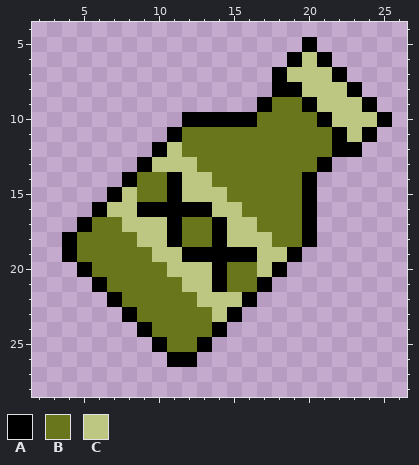
Pixel-art file, stored at WIP/Poison Bottle.aseprite. The first picture shows the starting point.
32x32 pixels, 1 frame. Shown: x 2..26, y 4..28.
Palette (. is transparent): A #000000  B #69761c  C #bdc782
Pixels before, first column x 4:
 5 ................A.....
 6 ...............ACA....
 7 ..............ACCCA...
 8 ..............AACCCA..
 9 .............ABBACCCA.
10 ........AAAAABBBBACCCA
11 .......ABBBBBBBBBBACA.
12 ......ACBBBBBBBBBBAA..
13 .....ACCCBBBBBBBBA....
14 ....ABBACCBBBBBBA.....
15 ...ACBBACCCBBBBBA.....
16 ..ACCAAAAACCBBBBA.....
17 .ABBCCCABBACCBBBA.....
18 ABBBBCCABBACCCBBA.....
19 ABBBBBCCAAAAACCA......
20 .ABBBBBCCCABBCA.......
21 ..ABBBBBCCABBA........
22 ...ABBBBBCCCA.........
23 ....ABBBBBCA..........
24 .....ABBBBA...........
25 ......ABBA............
26 .......AA.............
New version:
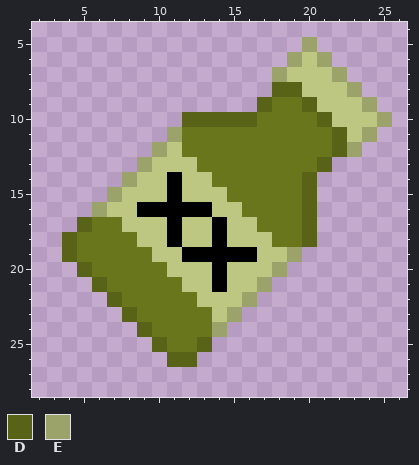
Colours new in this view: D #586317  E #9ba36b
The edit:
Changed rows in their new state; - is an unchanged pixel.
first column x 4:
 5 ----------------E-----
 6 ---------------E-E----
 7 --------------E---E---
 8 --------------DD---E--
 9 -------------D--D---E-
10 --------DDDDD----D---E
11 -------E----------D-E-
12 ------E-----------DE--
13 -----E-----------D----
14 ----ECC---------D-----
15 ---E-CC---------D-----
16 --E-------------D-----
17 -D------CC------D-----
18 D-------CC------D-----
19 D--------------E------
20 -D---------CC-E-------
21 --D--------CCE--------
22 ---D--------E---------
23 ----D------E----------
24 -----D----E-----------
25 ------D--D------------
26 -------DD-------------
Pixel boxes of the changes (left, top, right, bottom) in both pictures:
changed: (62, 37, 392, 367)
